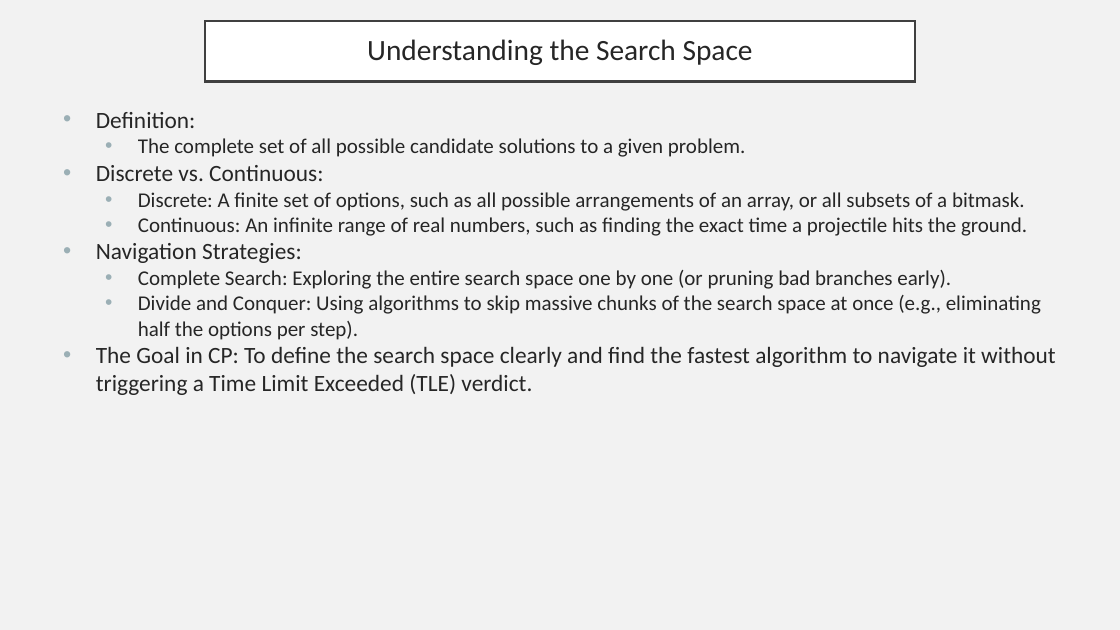
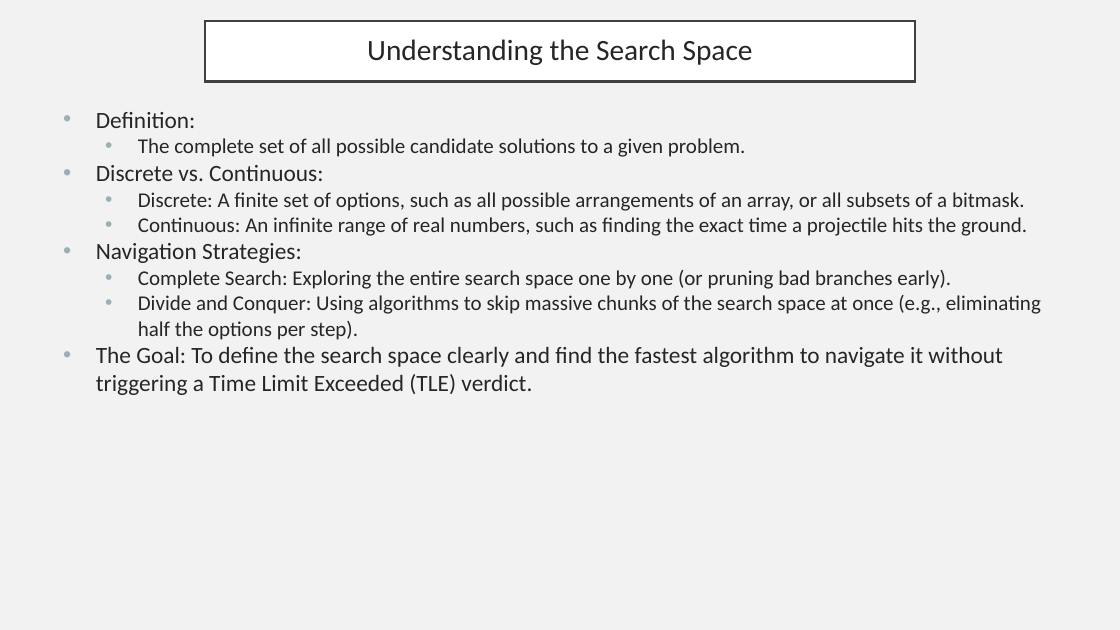
Before and after one commit to ryan-pelchat/competitive-programming-bootcamp-summer-2026, a slide deck: slide 2 of slides/day2_slides.pptx. Drawn at 1120x630 pixels with LibreOffice and Linux fonts; fonts in the diff are those of the drawing. Boxes give left, top, right and bottom in pixels: in the first picture for what was removed or moved away, otherwise in the second. Text is boxed around its words. In the diff, an @@ line names an element or a change of style, - is before the commit and + after.

```diff
--- a/slides/day2_slides.pptx
+++ b/slides/day2_slides.pptx
@@ text at [96,346,1003,395]: text changed @@
-• The Goal in CP: To define the search space clearly and find the fastest algorithm to navigate it without triggering a Time Limit Exceeded (TLE) verdict.
+• The Goal: To define the search space clearly and find the fastest algorithm to navigate it without triggering a Time Limit Exceeded (TLE) verdict.
```
Also in this commit, not shown: 6 other slides changed, 1 slide added, 1 slide removed, 12 other files.
